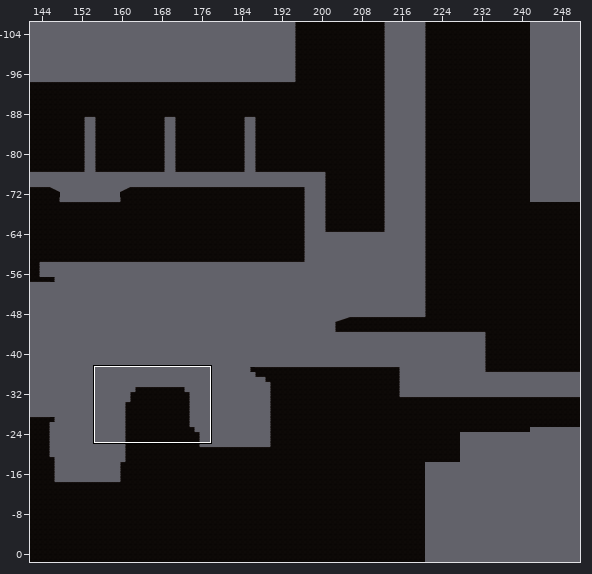
Two versions of a level (Tiled map, Assets/Tiled/Level1TileMap/map1-2-1.tmx). Above: a wide view before the commit, with the close-up outlined.
Close-up. As it was:
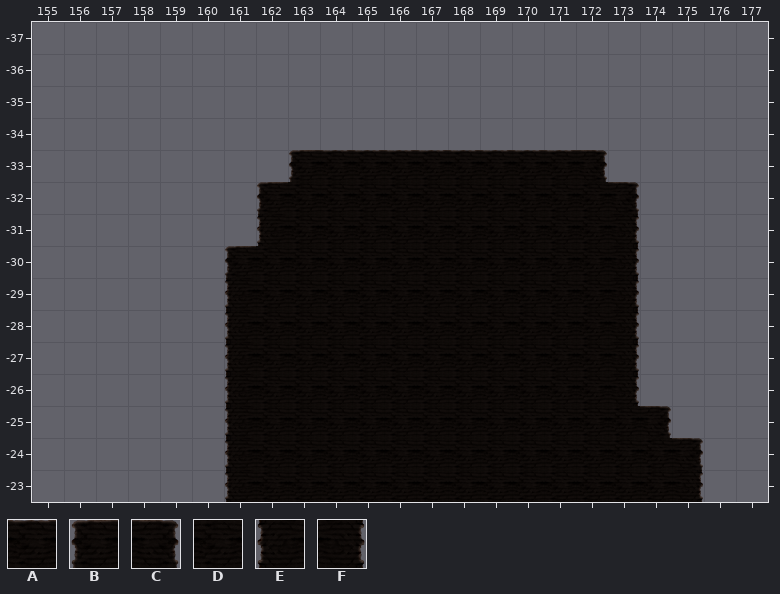
Cells are 256x256 px. Shown: x 155..177, y -37..-23. The commit also changed other parts of the map, which this record leaves out.
Key: from "Level1 Tileset": A 0, B 1, C 2, D 8, E 9, F 10.
_ is an empty cell.
Layer "ground" before, first column x 155:
-37 _______________________
-36 _______________________
-35 _______________________
-34 _______________________
-33 ________BAAAAAAAAC_____
-32 _______BDDDDDDDDDDC____
-31 _______EDDDDDDDDDDF____
-30 ______BDDDDDDDDDDDF____
-29 ______EDDDDDDDDDDDF____
-28 ______EDDDDDDDDDDDF____
-27 ______EDDDDDDDDDDDF____
-26 ______EDDDDDDDDDDDF____
-25 ______EDDDDDDDDDDDDC___
-24 ______EDDDDDDDDDDDDDC__
-23 ______EDDDDDDDDDDDDDF__
New version:
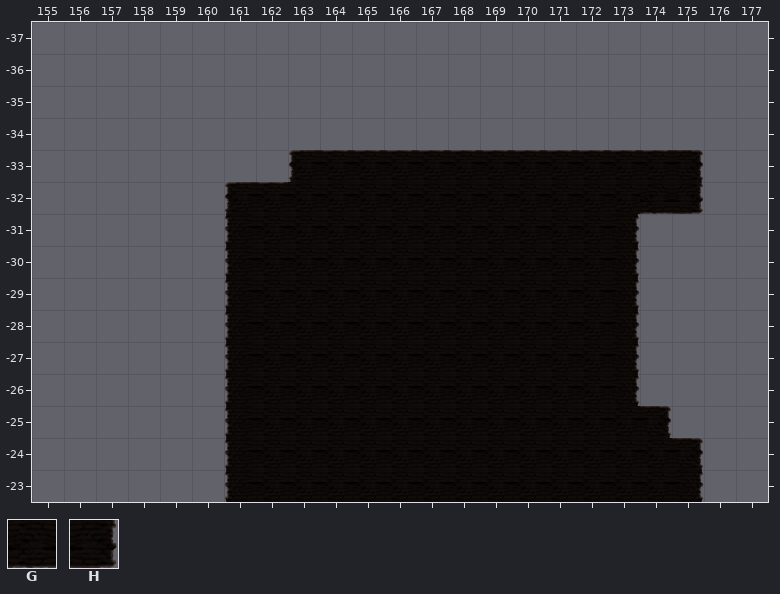
Further tiles: from "Level1 Tileset": G 16, H 18.
From old to new:
Changed rows in their new state; . is an unchanged cell.
Layer "ground":
first column x 161:
-33 ...........AAAC
-32 BA..........DGH
-31 ED.............
-30 E..............
Boxes around the changes in both close-ups, in picture pixels (x1, y1, x2, y2):
changed: (578, 150, 703, 214)
changed: (225, 182, 284, 278)
